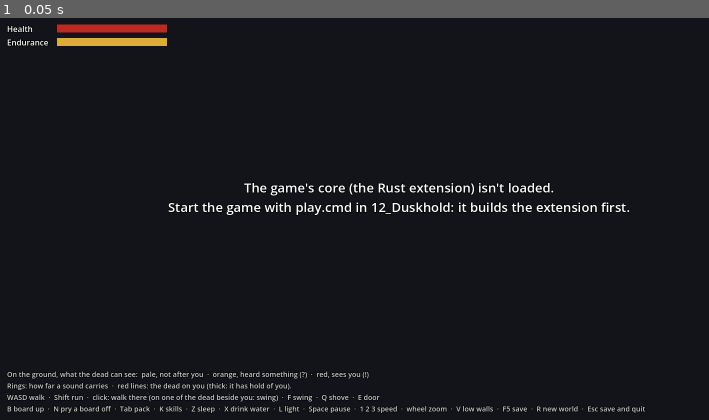
Above: before the commit, frame 1.
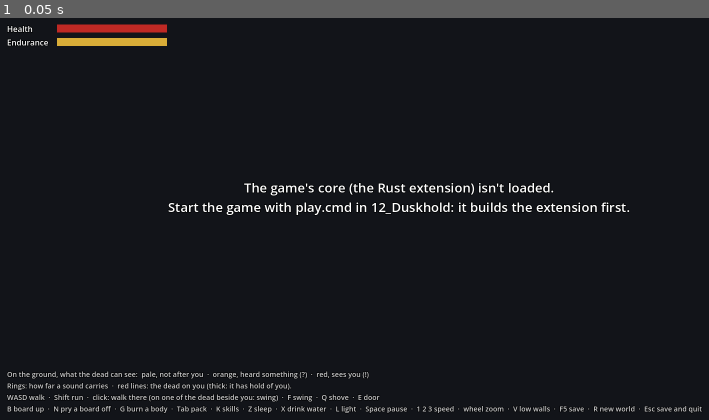
Above: after the commit, the same moment.

Repository: Mossenheimen/Duskhold
Game: Godot game, scene res://main.tscn
Two runs of this game, one before a commit and one after it. Both use one fixed random seed, a clock stepped at 60 frames per second and the inputs below.
Inputs:
- Up to frame 1 (0.05 s): no input

The runs differ from the first frame. In frame 1, 0.7% of the frame differs, in the area x 16-100%, y 96-99%.

Commit message:
Duskhold: the dead get up (build step 6, slice 4)
A body gets up again 12 to 36 game hours after it falls, once, unless it's
burned: lamp oil from the pack and a flame held up. Fire goes through a
pile of bodies a tile a minute, not through walls, and lights the dark.
The region's pressure rises with time and with each body that gets up,
falls with each one burned, and while the patch is short of the dead, they
walk in where you aren't. Save format v4.

Co-Authored-By: Claude Opus 5.5 <noreply@anthropic.com>

Diff:
--- a/client/actor_view.gd
+++ b/client/actor_view.gd
@@ -2,7 +2,7 @@
 ## One actor, the character or one of the dead. It faces the way the core says, and a mark over its
 ## head says what it knows of you: "?" it heard something, "!" it sees you. It leans in as it
 ## winds up a swing (the tell), lies down when knocked down or asleep ("z"), and stays down,
-## darker, when dead.
+## darker, when dead. A body set alight glows and lights the ground round it; burnt, it's ash.
 
 const CHARACTER := Color(0.75, 0.32, 0.2)
 ## Each kind's look, by DuskWorld.actor_kinds() (0 the character, 1 + n creature n): its colour,
@@ -17,6 +17,14 @@
 const HUNTING := Color(1.0, 0.22, 0.15)
 const SLEEPING := Color(0.6, 0.72, 1.0)
 const ASLEEP := 3
+## A body burning (DuskWorld.actor_remains() 1), and burnt (2).
+const BURNING := 1
+const ASH := 2
+const FIRE := Color(1.0, 0.5, 0.18)
+const CINDERS := Color(0.13, 0.12, 0.11)
+## How far a burning body's light reaches, in tiles: rules.toml's [burning] light, plus a tile
+## for the falloff (as the torch is drawn).
+const FIRE_REACH := 5.0
 
 var _turn := 0.0
 var _body: Node3D  # pivots at the feet
@@ -28,6 +36,8 @@
 var _mark: Label3D
 var _alert := 0
 var _pop := 0.0
+var _remains := 0
+var _fire: OmniLight3D  # made when it first catches
 
 
 ## Kind 0 is the character, 1 + n creature n (DuskWorld.actor_kinds()).
@@ -119,3 +129,35 @@
 		target = _stoop - 22.0 * wind_up  # leaning in to strike
 	_pitch = lerpf(_pitch, target, 1.0 - exp(-16.0 * delta)) if delta > 0.0 else target
 	_body.rotation_degrees.x = _pitch
+
+
+## What's become of its body (DuskWorld.actor_remains(): 0 nothing, 1 burning, 2 ash). Burning,
+## it glows and throws a flickering light, with no shadows (a pile of them would cost too much);
+## burnt, it's a low, dark smear.
+func show_remains(remains: int, _delta: float) -> void:
+	if remains != _remains:
+		_remains = remains
+		if remains == BURNING:
+			_skin.albedo_color = _colour.darkened(0.7)
+			_skin.emission_enabled = true
+			_skin.emission = FIRE
+			if _fire == null:
+				_fire = OmniLight3D.new()
+				_fire.light_color = FIRE
+				_fire.omni_range = FIRE_REACH
+				_fire.omni_attenuation = 1.4
+				_fire.position = Vector3(0.0, 0.5, 0.0)
+				add_child(_fire)
+			_fire.visible = true
+		elif remains == ASH:
+			_skin.emission_enabled = false
+			_skin.albedo_color = CINDERS
+			_body.scale = Vector3(1.15, 0.85, 0.35)  # lying, local z is up: flattened
+			if _fire != null:
+				_fire.visible = false
+	if _remains == BURNING:
+		# Each body flickers on its own beat (its place in the world), not all in step.
+		var now := Time.get_ticks_msec() / 1000.0 + position.x * 0.37 + position.z * 0.61
+		var flicker := 1.0 + 0.12 * sin(now * 11.0) + 0.07 * sin(now * 27.0)
+		_fire.light_energy = 2.2 * flicker
+		_skin.emission_energy_multiplier = 1.4 * flicker
--- a/client/bag.gd
+++ b/client/bag.gd
@@ -15,6 +15,7 @@
 const DRINK := 4
 const LIGHT := 5
 const CURE := 6
+const OIL := 7
 ## Numbers a stack takes, and a container's header, in DuskWorld's arrays.
 const STACK := 4
 const HEADER := 5
@@ -26,6 +27,8 @@
 
 ## Says a line of news (the HUD's).
 var say: Callable
+## Burns the body beside you, or says why not (main.gd's G).
+var burn: Callable
 
 var _dusk: Node
 var _names := PackedStringArray()
@@ -150,6 +153,8 @@
 				_button(row, "Light", func() -> void: _dusk.light(slot, def))
 			CURE:
 				_button(row, "Take", func() -> void: _take_cure(slot, def))
+			OIL:
+				_button(row, "Burn a body", func() -> void: burn.call())
 		if stash.x >= 0:
 			_button(row, "Stash", func() -> void: _dusk.put_item(stash.x, stash.y, slot, def))
 		_button(row, "Drop", func() -> void: _dusk.drop_item(slot, def))
--- a/client/hud.gd
+++ b/client/hud.gd
@@ -6,7 +6,7 @@
 const LINE_LIFE := 6.0  # seconds a line of news stays
 const FLASH_LIFE := 0.6
 
-const CONTROLS := "WASD walk  ·  Shift run  ·  click: walk t …(77 unchanged characters)… r\nB board up  ·  N pry a board off  ·  Tab pack  ·  K skills  ·  Z sleep  ·  X  …(137 unchanged characters)…
+const CONTROLS := "WASD walk  ·  Shift run  ·  click: walk t …(77 unchanged characters)… r\nB board up  ·  N pry a board off  ·  G burn a body  ·  Tab pack  ·  K skills  ·  Z sleep  ·  X  …(137 unchanged characters)…
 const LEGEND := "On the ground, what the dead can see:  pale, not after you  ·  orange, heard something (?)  ·  red, sees you (!)\nRings: how far a sound carries  ·  red lines: the dead on you (thick: it has hold of you)."
 
 ## The moodles, by DuskWorld.character_moodles() code: a name for each level, what it does to
@@ -116,10 +116,16 @@
 		_flash.color = Color(0.7, 0.0, 0.0, 0.35 * _flash_left / FLASH_LIFE)
 
 
-## The seed, the clock (DuskWorld.clock()), the speed dial (1, 2, 5; more while you sleep).
-func show_state(world_seed: int, clock: PackedInt32Array, speed: int, paused: bool) -> void:
-	_state.text = "DUSKHOLD  ·  build step 6: the ghoul\n%s  ·  Seed %d  ·  %d×" % [
-		time_of_day(clock), world_seed, speed]
+## The seed, the clock (DuskWorld.clock()), the speed dial (1, 2, 5; more while you sleep), and
+## the region's pressure (DuskWorld.pressure(): how many of the dead the patch holds, against
+## how many it began with). Bodies that get up raise it; burning them lowers it.
+func show_state(world_seed: int, clock: PackedInt32Array, speed: int, paused: bool,
+		pressure: PackedInt32Array) -> void:
+	var dead := ""
+	if pressure.size() >= 3 and pressure[0] > 0:
+		dead = "  ·  the dead %d%%" % roundi(pressure[0] / 10.0)
+	_state.text = "DUSKHOLD  ·  build step 6: the dead get up\n%s  ·  Seed %d  ·  %d×%s" % [
+		time_of_day(clock), world_seed, speed, dead]
 	_paused.visible = paused
 
 
--- a/client/main.gd
+++ b/client/main.gd
@@ -85,11 +85,16 @@
 const FEVER_WORSE := 45
 const FEVER_TOOK := 46
 const CURED := 47
+const GOT_UP := 48
+const KINDLED := 49
+const CAUGHT := 50
+const BURNT := 51
 ## What your own timed actions are called, by DuskWorld.actor_actions() kind (5 on).
 const DOING := {5: "Struggling", 6: "Taking", 7: "Dropping", 8: "Bandaging", 9: "Taking it in hand",
 	10: "Putting it away", 11: "Lying down", 12: "Drinking", 13: "Eating", 14: "Drinking",
 	15: "Lighting it", 16: "Putting it out", 17: "Boarding it up", 18: "Prying a board off",
-	19: "Making it your stash", 20: "Putting it away", 21: "Taking the cure"}
+	19: "Making it your stash", 20: "Putting it away", 21: "Taking the cure",
+	22: "Setting it alight"}
 ## A light, by DuskWorld.item_kinds().
 const LIGHT_KIND := 5
 ## Moodles (DuskWorld.character_moodles()) the client acts on.
@@ -113,6 +118,7 @@
 var litter: Litter
 var skills: Skills
 var item_names := PackedStringArray()
+var told_get_up := false  # the first body you see fall says it'll get up
 var creature_names := PackedStringArray()  # by creature number: actor kind 1 + n is creature n
 var kinds := PackedInt32Array()  # each actor's kind (DuskWorld.actor_kinds())
 var fever_took := false  # the fever killed you, for the death screen
@@ -188,6 +194,7 @@
 	bag = Bag.new()
 	add_child(bag)
 	bag.say = hud.say
+	bag.burn = _burn_body
 	litter = Litter.new()
 	add_child(litter)
 	skills = Skills.new()
@@ -222,6 +229,7 @@
 	kinds = dusk.actor_kinds()
 	creature_names = dusk.creature_names()
 	fever_took = false
+	told_get_up = false
 	for kind in kinds:
 		var view := ActorView.new()
 		view.setup(kind)
@@ -298,7 +306,7 @@
 	moodles = dusk.character_moodles()
 	var asleep := _moodle(ASLEEP) > 0
 	_sleep_speed(asleep)
-	hud.show_state(town_seed, clock, roundi(dusk.speed), dusk.paused)
+	hud.show_state(town_seed, clock, roundi(dusk.speed), dusk.paused, dusk.pressure())
 	hud.show_moodles(moodles)
 	hud.show_asleep(asleep, clock)
 	var body: PackedInt32Array = dusk.character_body()
@@ -357,6 +365,8 @@
 		dusk.use_door()
 	elif event.is_action_pressed("board") and not dead:
 		_board_up()
+	elif event.is_action_pressed("burn") and not dead:
+		_burn_body()
 	elif event.is_action_pressed("unboard") and not dead:
 		_pry_board()
 	elif event.is_action_pressed("sleep") and not dead:
@@ -488,6 +498,19 @@
 			dusk.board()
 
 
+## G: pour oil on the body beside you and set it alight from the light you hold up.
+func _burn_body() -> void:
+	match dusk.burn_check():
+		-1:
+			hud.say("There's no body beside you to burn.")
+		-2:
+			hud.say("You need oil to burn it.")
+		-3:
+			hud.say("You need a flame: hold up a lit torch or candle (L).")
+		_:
+			dusk.burn()
+
+
 ## N: pry a board off the boarded door or window beside you.
 func _pry_board() -> void:
 	match dusk.board_check(true):
@@ -519,11 +542,25 @@
 	return 0
 
 
+## The dead who walked into the patch since the last frame (pressure, in the core): a view each.
+## They come in at the end of the core's order, so the others keep their places.
+func _add_new_actors() -> void:
+	var now: PackedInt32Array = dusk.actor_kinds()
+	for i in range(actors.size(), now.size()):
+		var view := ActorView.new()
+		view.setup(now[i])
+		add_child(view)
+		actors.append(view)
+	kinds = now
+
+
 func _draw_actors(delta: float) -> void:
 	var where: PackedVector2Array = dusk.actor_positions()
 	var facing: PackedInt32Array = dusk.actor_facing()
 	var alert: PackedInt32Array = dusk.actor_alert()
+	_add_new_actors()
 	var states: PackedInt32Array = dusk.actor_states()
+	var remains: PackedInt32Array = dusk.actor_remains()
 	var actions: PackedInt32Array = dusk.actor_actions()
 	seen = dusk.actor_seen()
 	for i in actors.size():
@@ -535,6 +572,7 @@
 		# Leaning in while a swing winds up: the tell, on the body as well as the ground.
 		var swinging := actions[i * 4] == 1 and actions[i * 4 + 1] < 1000
 		actors[i].show_pose(states[i], actions[i * 4 + 1] / 1000.0 if swinging else -1.0, delta)
+		actors[i].show_remains(remains[i], delta)
 	tells.show_actions(actions, me, seen)
 	var drawn := []
 	for view in actors:
@@ -715,6 +753,20 @@
 				if who == me:
 					hud.say("You took the cure. The fever breaks.")
 					hud.flash_good()
+			DIED:
+				# The first of the dead you see go down: what happens next, and what stops it.
+				if who != me and _seen(who) and not told_get_up:
+					told_get_up = true
+					hud.say("It'll get up again in a day or so, unless you burn it: oil and a flame, G.")
+			GOT_UP:
+				if _seen(who):
+					hud.say("%s gets up again!" % _a(who))
+			KINDLED:
+				if who == me:
+					hud.say("You set it alight. It won't get up again.")
+			CAUGHT:
+				if _seen(who):
+					hud.say("The fire spreads to another body.")
 			BOARD_BROKE:
 				map_view.refresh_edge(Vector2i(events[i + 3], events[i + 4]))
 				hud.say("The last board gave way!" if extra == 0 else "A board gave way! %d left." % extra)
@@ -906,6 +958,7 @@
 		"pack": [KEY_TAB],
 		"skills": [KEY_K],
 		"board": [KEY_B],
+		"burn": [KEY_G],
 		"unboard": [KEY_N],
 		"restart": [KEY_R],
 		"save": [KEY_F5],
@@ -993,6 +1046,8 @@
 				_save("Saved.")
 			"board":
 				_board_up()
+			"burn":
+				_burn_body()
 			"unboard":
 				_pry_board()
 
Not shown, changed: ARCHITECTURE.md
Not shown, changed: CLAUDE.md
Not shown, changed: CONCEPT.md
Not shown, changed: crates/dusk-cli/src/main.rs
Not shown, changed: crates/dusk-core/src/actor.rs
Not shown, changed: crates/dusk-core/src/combat.rs
Not shown, changed: crates/dusk-core/src/creature.rs
Not shown, changed: crates/dusk-core/src/hash.rs
Not shown, changed: crates/dusk-core/src/items.rs
Not shown, changed: crates/dusk-core/src/lib.rs
Not shown, changed: crates/dusk-core/src/light.rs
Not shown, added: crates/dusk-core/src/pressure.rs
(and 11 more such lines)
